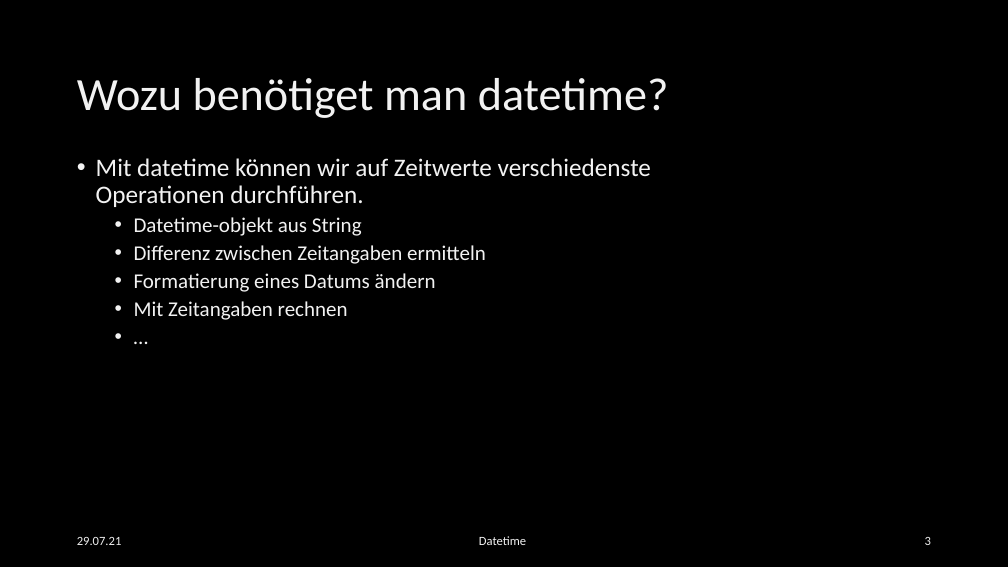
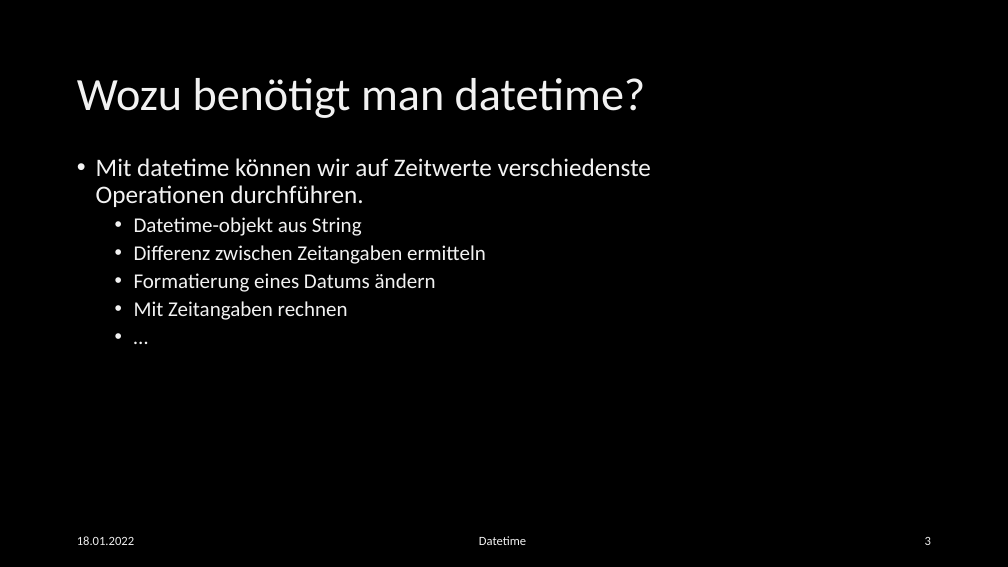
Before and after one commit to EsstBananeImEi/python_kurs, a slide deck: slide 3 of Materialien/Powerpoint/Einfuehrung in Datetime.pptx. Drawn at 1008x567 pixels with LibreOffice and Linux fonts; fonts in the diff are those of the drawing; background and template pictures are left out. Boxes give left, top, right and bottom in pixels: in the first picture for what was removed or moved away, otherwise in the second. Text is boxed around its words. In the diff, an @@ line names an element or a change of style, - is before the commit and + after.

Commit message:
update and finished Datetime kapitel

```diff
--- a/Materialien/Powerpoint/Einfuehrung in Datetime.pptx
+++ b/Materialien/Powerpoint/Einfuehrung in Datetime.pptx
@@ title at bbox=[77, 78, 646, 118]: text changed @@
-Wozu benötiget man datetime?
+Wozu benötigt man datetime?
@@ text at bbox=[77, 536, 134, 545]: text changed @@
-29.07.21
+18.01.2022
```
Also in this commit, not shown: 5 other slides changed, 5 slides added, 8 other files.
